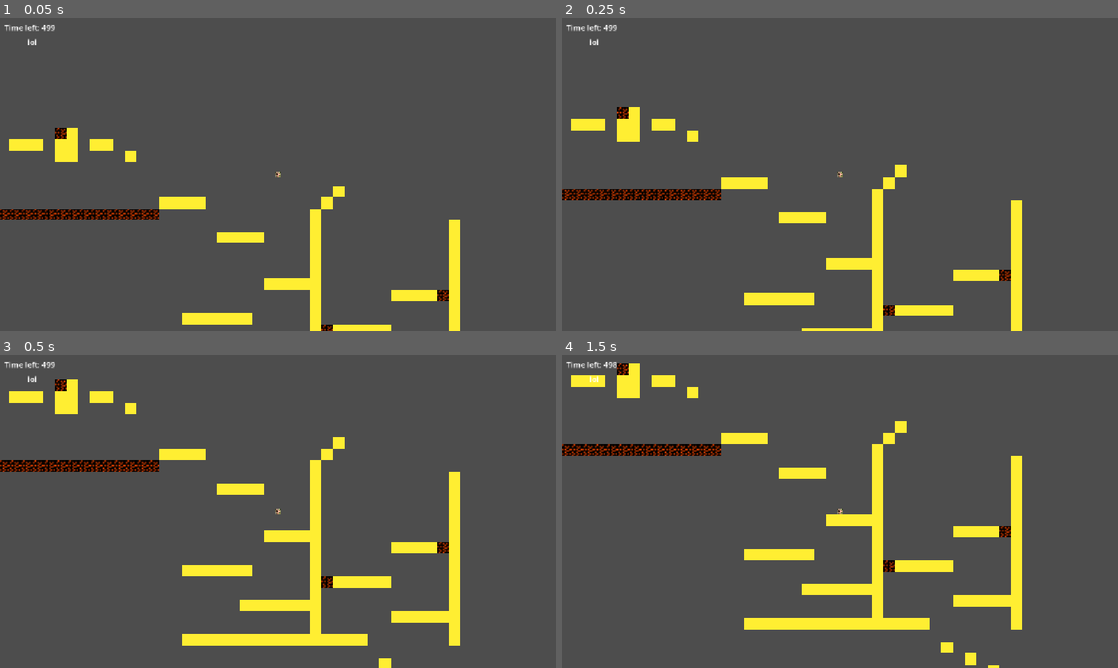
Above: before the commit, frames 1-4 (two rows, left to right).
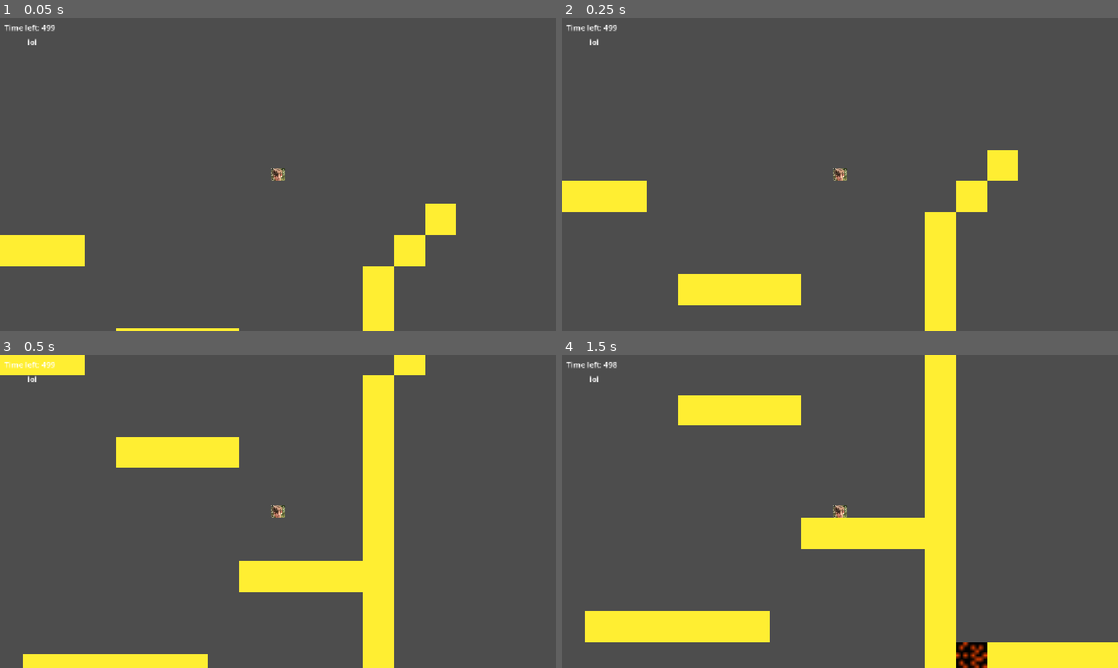
Above: after the commit, the same moments.

Repository: Tigerente10/BounceBack
Game: Godot game, scene res://ms.tscn
The game is run twice, just before and just after one commit, with the same random seed, the same clock (stepped at 60 frames per second) and the same inputs.
Inputs:
- Up to frame 1 (0.05 s): no input
- Up to frame 2 (0.25 s): no input
- Up to frame 3 (0.5 s): no input
- Up to frame 4 (1.5 s): tap Enter at 1.25 s

The runs differ from the first frame. In frame 1, 9.3% of the frame differs, in the area x 0-83%, y 35-100%; in frame 2, 12%; in frame 3, 19%; in frame 4, 23%, in the area x 0-100%, y 0-100%.

Commit message:
Added walljump

Diff:
--- a/ms.tscn
+++ b/ms.tscn
@@ -25,10 +25,14 @@
 var respawnPosition = self.position
 
 func _physics_process(delta: float) -> void:
+	var direction := Input.get_axis(\"ui_left\", \"ui_right\")
+	var wall_jump: bool = false
+	var canWallJump: bool = true
 	if is_on_floor():
 		can_jump = true
 		timer.start(timeout)
 
+
 	# Add the gravity.
 	if not is_on_floor():
 		velocity += get_gravity() * delta
@@ -37,12 +41,21 @@
 	if Input.is_action_pressed(\"ui_up\") and can_jump:
 		velocity.y = JUMP_VELOCITY
 
+	elif Input.is_action_pressed(\"ui_up\") and is_on_wall() and canWallJump:
+		wall_jump = true
+		canWallJump = false
+		velocity.y = JUMP_VELOCITY
+		velocity.x += 500 * -direction
+	if not is_on_wall():
+		canWallJump = true
+
+
+
 	# Get the input direction and handle the movement/deceleration.
 	# As good practice, you should replace UI actions with custom gameplay actions.
-	var direction := Input.get_axis(\"ui_left\", \"ui_right\")
-	if direction:
+	if direction and not wall_jump:
 		velocity.x = direction * SPEED
-	else:
+	elif not wall_jump:
 		velocity.x = move_toward(velocity.x, 0, SPEED)
 
 	move_and_slide()
@@ -164,7 +177,7 @@
 [node name="Camera2D" type="Camera2D" parent="Player/CollisionShape2D2" unique_id=1159369989]
 position = Vector2(1.2023926, -1.5000305)
 scale = Vector2(1.0000004, 1.0000004)
-zoom = Vector2(1.5, 1.5)
+zoom = Vector2(4, 4)
 
 [node name="Area2D" type="Area2D" parent="Player" unique_id=1044452417]
 
